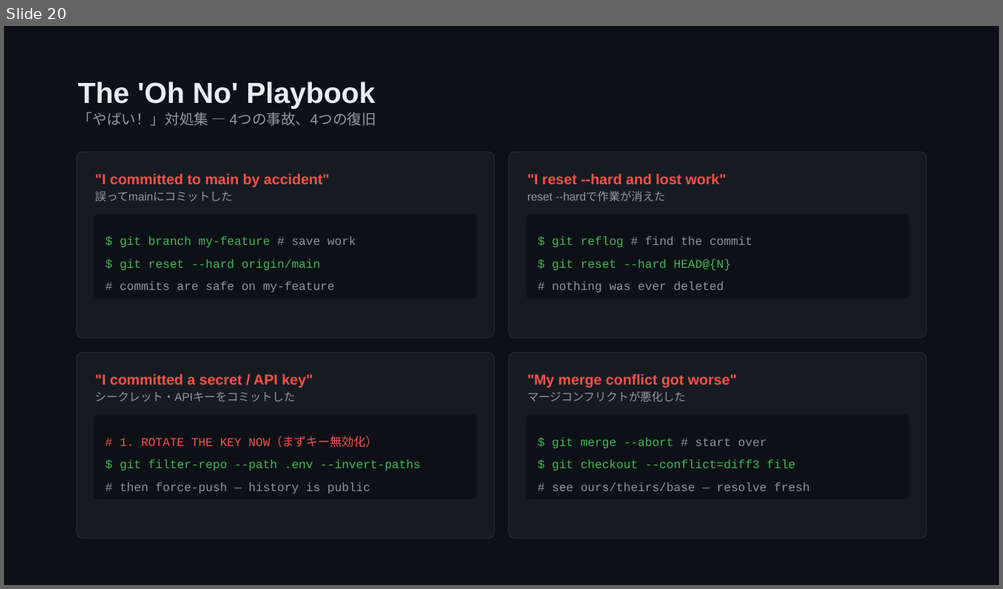
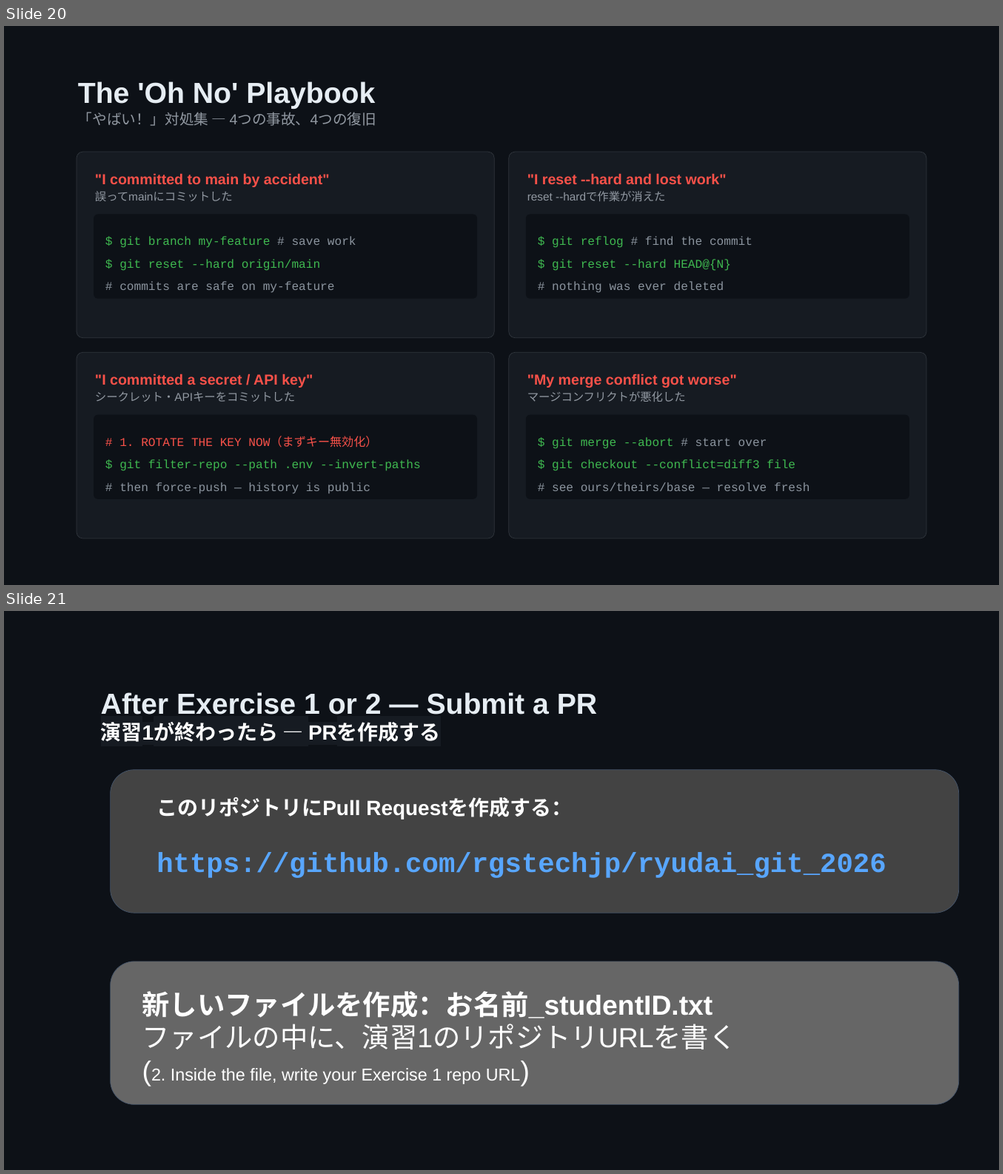
Before and after one commit to Shun-N0/ryudai_git_2026, a slide deck: Git_class_workshop_prep.pptx. Shown one above the other, each under a label of ours: slide 20 before the commit, slides 20 and 21 after it. The pictures are 1003x589 and 1003x1174 pixels, drawn with LibreOffice and Linux fonts; fonts in the diff are those of the drawing. Boxes give left, top, right and bottom in pixels: in the first picture for what was removed or moved away, otherwise in the second. Text is boxed around its words. In the diff, an @@ line names an element or a change of style, - is before the commit and + after.

```diff
--- a/Git_class_workshop_prep.pptx
+++ b/Git_class_workshop_prep.pptx
@@ slide 21 added at bbox=[4, 611, 999, 1170], background #0D1117 @@
@@ text added at bbox=[101, 692, 597, 742], 42 pt, text #E6EDF3, bold @@
+After Exercise 1 or 2 — Submit a PR
+演習1が終わったら — PRを作成する
@@ rounded rectangle added at bbox=[111, 769, 959, 913], fill #434343, outline #44546A 0.75 pt @@
@@ text added at bbox=[156, 797, 885, 878], 40 pt, text #58A6FF, bold @@
+このリポジトリにPull Requestを作成する：
+https://github.com/rgstechjp/ryudai_git_2026
@@ rounded rectangle added at bbox=[111, 962, 959, 1105], fill #666666, outline #44546A 0.75 pt @@
@@ text added at bbox=[142, 991, 737, 1085], 40 pt, text #FFFFFF @@
+新しいファイルを作成：お名前_studentID.txt
+ファイルの中に、演習1のリポジトリURLを書く
+(2. Inside the file, write your Exercise 1 repo URL)
```
Also in this commit, not shown: 10 slides changed, 2 slides removed.
